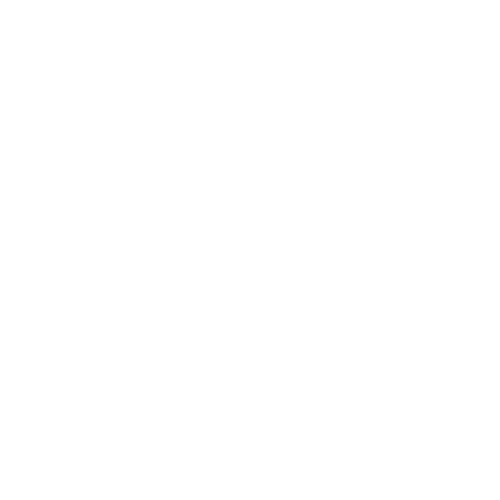
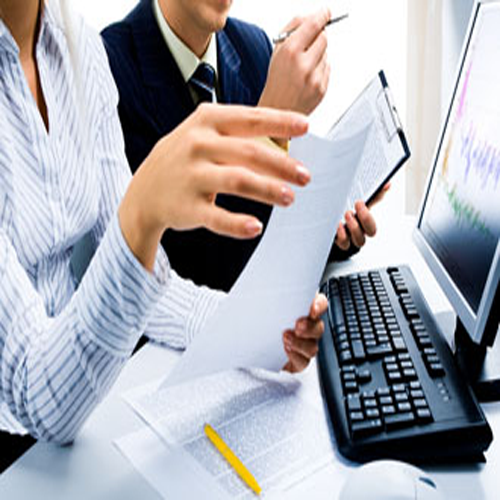
Two versions of the same layered image (w=500, h=500). Layer-by-layer changes:
showed "Capa 4" over [0, 0, 500, 500]
showed "Capa 3" over [0, 25, 500, 475]
showed "Capa 2" over [0, 0, 500, 500]
